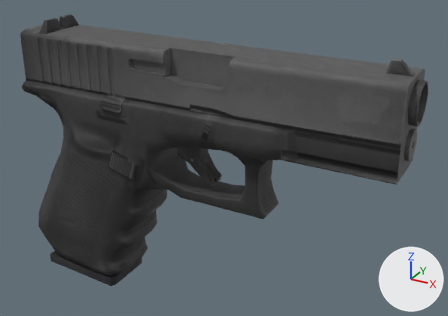
One commit to the OBJ model FPS/FPS/Assets/Weapons/pistol/pistol_000029.obj: the scene before it, then after it.
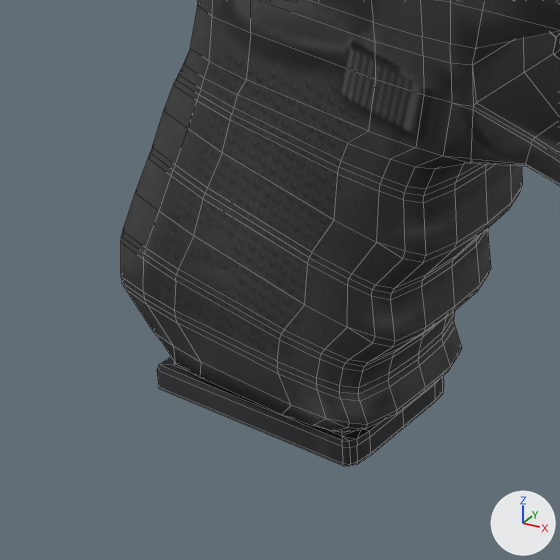
Each version appears first whole from a 50 mm camera at (0.55, -0.888, 0.496) aimed at (0.037, 0.045, 0.029), and next in a close-up on the part from 0% to 40% of the width and 43% to 100% of the height. Lighting does not change. The marker at lower right points along +X, +Y and +Z. The close-ups show mesh edges as thin lines. Where no turn or scale is listed for an object, it has been applied to the vertices.

Objects in the first close-up: 'Grip', 'Object003'.
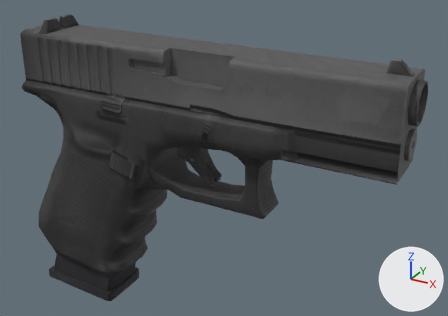
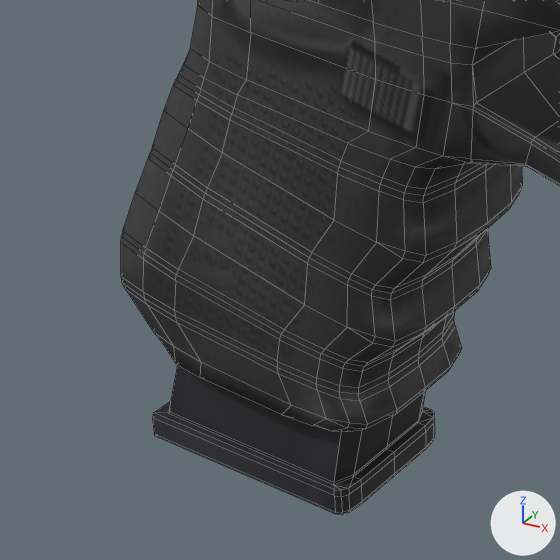
The newer file is also rescaled (x0.829), turned or shifted as a whole; pictures and numbers use the older file's frame.

The edits, one by one:
me_object003 has 114 vertices, 122 faces and spans x -0.34..-0.072, y -0.057..0.053, z -0.268..0.145.
me_object003 is used by ob_object003; location (0.0, 0.0, 0.0).
me_object003 part 1: the whole mesh is moved by (-0.011, 0.0, -0.043).

Changed parts and their boxes (x1, y1, x2, y2) in the close-ups (560 x 560 px):
'Object003', mesh moved: before (157, 357, 444, 466); after (152, 365, 435, 514)
